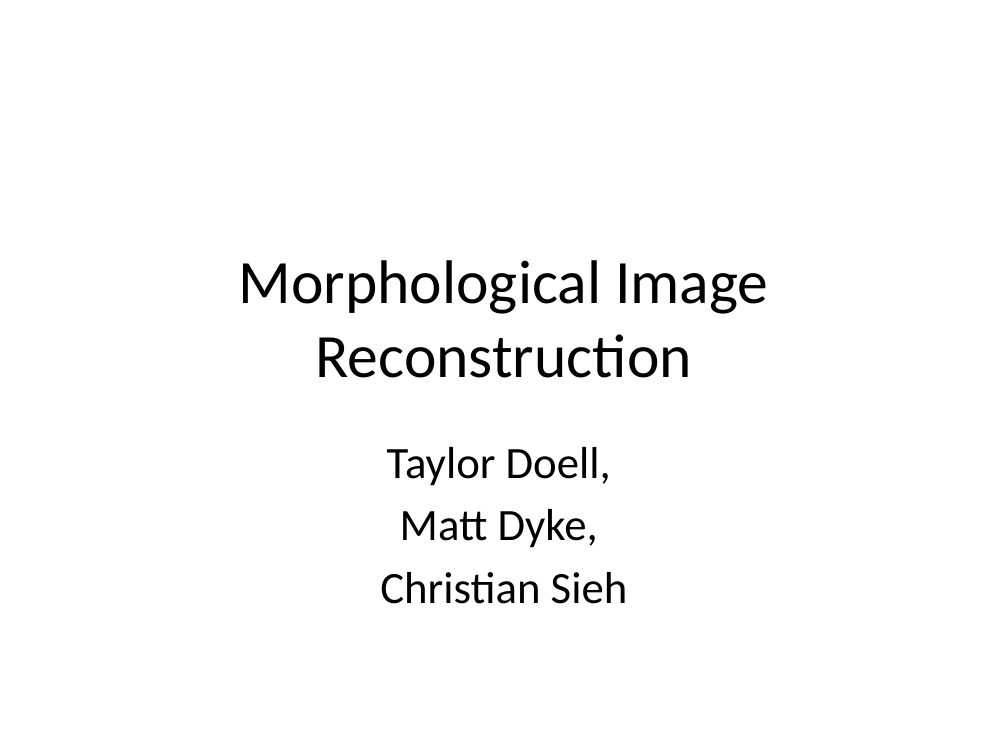
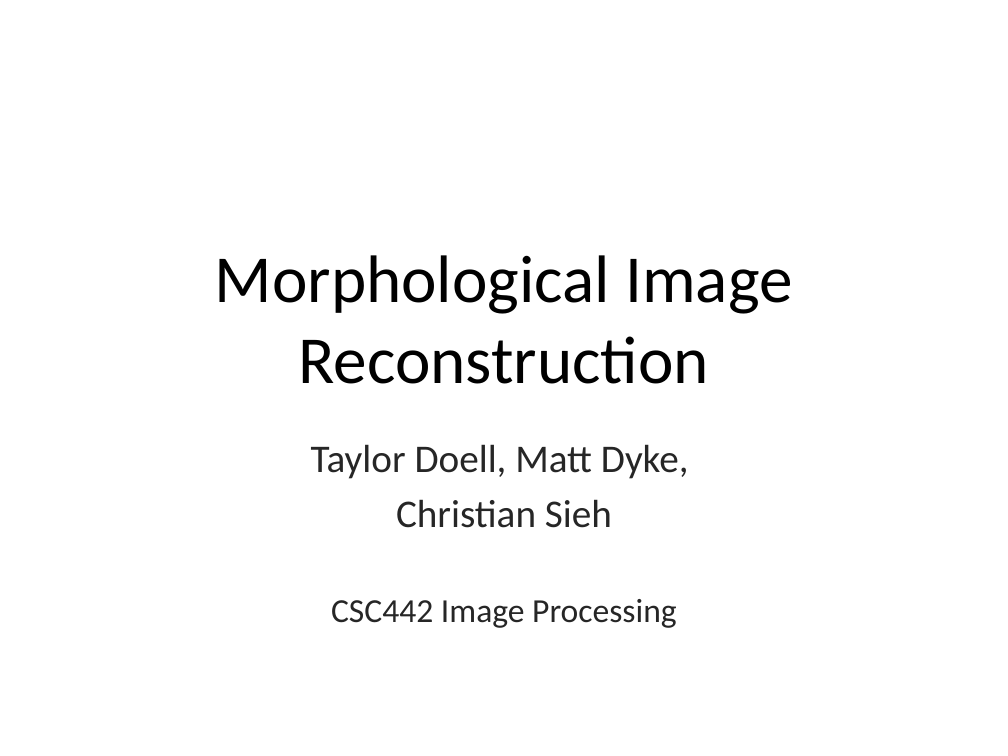
Before and after one commit to ChristianSieh/PointProcessing, a slide deck: slide 1 of Images/Presentation/Presentation1.pptx. Drawn at 1008x756 pixels with LibreOffice and Linux fonts; fonts in the diff are those of the drawing. Boxes give left, top, right and bottom in pixels: in the first picture for what was removed or moved away, otherwise in the second. Text is boxed around its words. In the diff, an @@ line names an element or a change of style, - is before the commit and + after.

```diff
--- a/Images/Presentation/Presentation1.pptx
+++ b/Images/Presentation/Presentation1.pptx
@@ title "Morphological Image Reconstruction" at (x1=215, y1=255, x2=792, y2=384): size 44 to 48 pt @@
@@ subtitle at (x1=311, y1=444, x2=689, y2=479): text changed; size 32 to 28 pt; text colour #000000 to #262626 @@
-Taylor Doell,
-Matt Dyke,
+Taylor Doell, Matt Dyke,
@@ subtitle at (x1=396, y1=499, x2=612, y2=528): size 32 to 28 pt, text colour #000000 to #262626 in "Christian Sieh" @@
@@ subtitle at (x1=331, y1=599, x2=677, y2=628): paragraph added @@
+CSC442 Image Processing
```
Also in this commit, not shown: 3 other slides changed, 3 other files.
